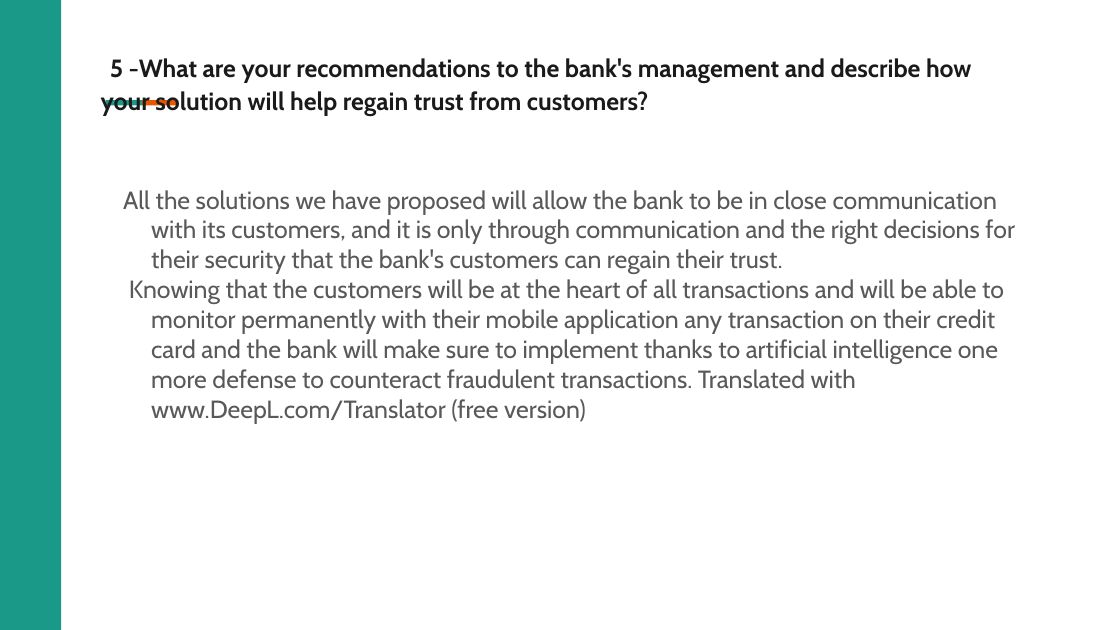
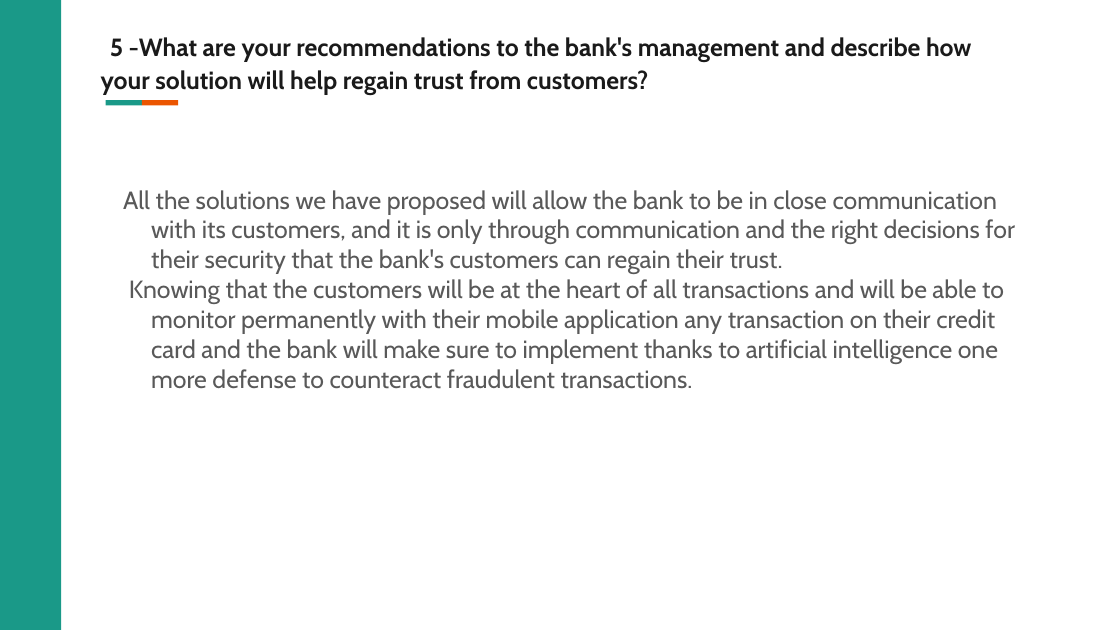
Before and after one commit to VIP509/Business-Intelligence-Project, a slide deck: slide 20 of BI Project Presentation .pptx. Drawn at 1120x630 pixels with LibreOffice and Linux fonts; fonts in the diff are those of the drawing; background and template pictures are left out. Boxes give left, top, right and bottom in pixels: in the first picture for what was removed or moved away, otherwise in the second. Text is boxed around its words. In the diff, an @@ line names an element or a change of style, - is before the commit and + after.

```diff
--- a/BI Project Presentation .pptx
+++ b/BI Project Presentation .pptx
@@ title "5 -What are your recommendations ...": place and size @@
-title "5 -What are your recommendations ..." at [101, 58, 972, 116]
+title "5 -What are your recommendations ..." at [101, 37, 972, 95]
@@ text at [129, 279, 1004, 389]: text changed @@
-Knowing that the customers will be at the heart of all transactions and will be able to monitor permanently with their mobile application any transaction on their credit card and the bank will make sure to implement thanks to artificial intelligence one more defense to counteract fraudulent transactions. Translated with www.DeepL.com/Translator (free version)
+Knowing that the customers will be at the heart of all transactions and will be able to monitor permanently with their mobile application any transaction on their credit card and the bank will make sure to implement thanks to artificial intelligence one more defense to counteract fraudulent transactions.
```
Also in this commit, not shown: 8 other slides changed, 1 other file.
